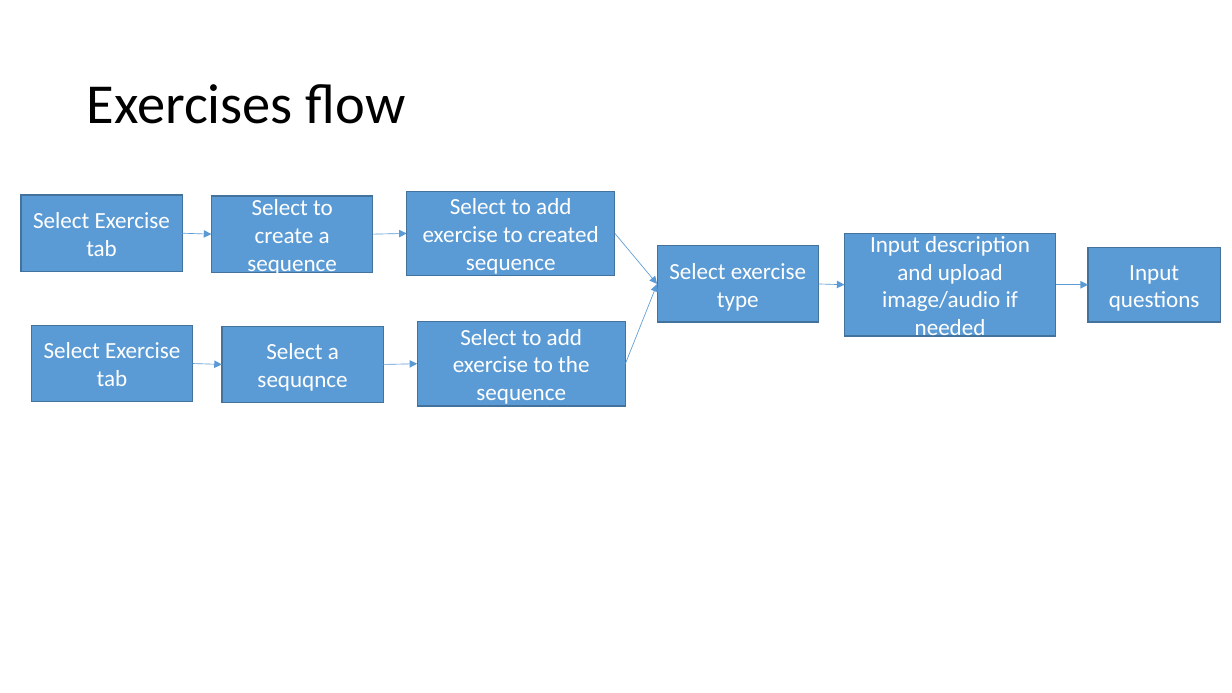
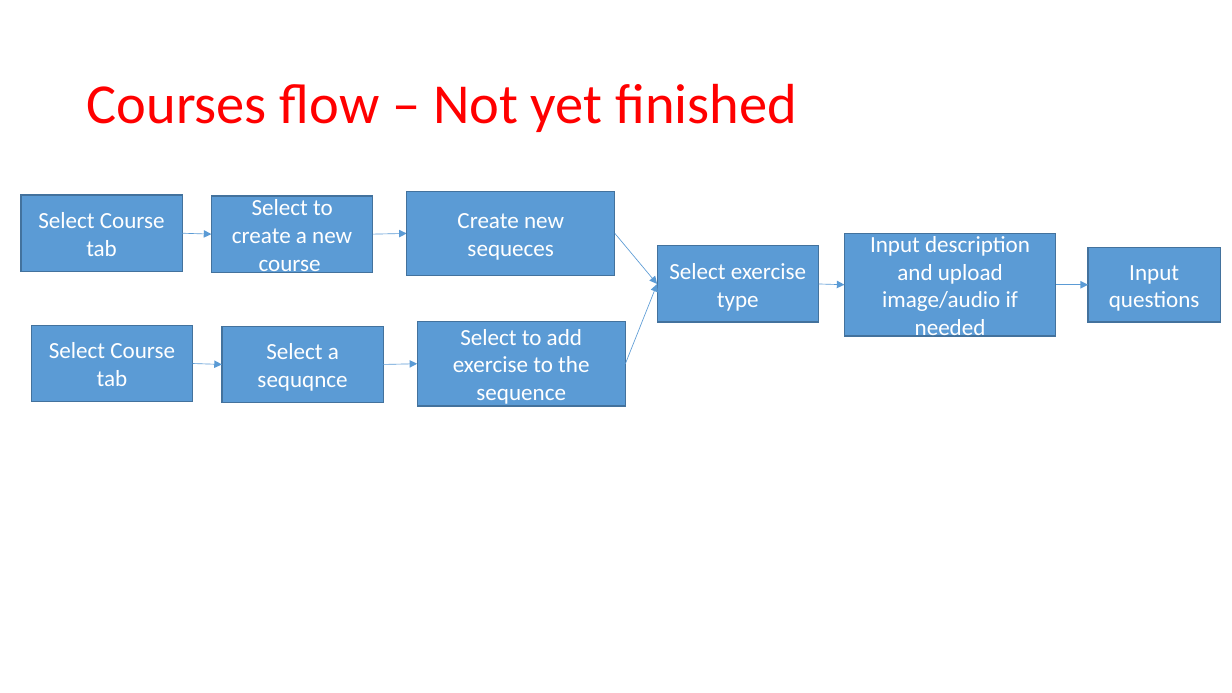
Before and after one commit to Wu-Fei/Parrot-Wireframe, a slide deck: slide 7 of Admin tool flow.pptx (slide 6 before the commit). Drawn at 1232x693 pixels with LibreOffice and Linux fonts; fonts in the diff are those of the drawing. Boxes give left, top, right and bottom in pixels: in the first picture for what was removed or moved away, otherwise in the second. Text is boxed around its words. In the diff, an @@ line names an element or a change of style, - is before the commit and + after.

```diff
--- a/Admin tool flow.pptx
+++ b/Admin tool flow.pptx
@@ title at <box>87,83,797,132</box>: text changed; text colour #000000 to #FF0000 @@
-Exercises flow
+Courses flow – Not yet finished
@@ text in rectangle at <box>232,196,352,277</box>: text changed @@
-Select to create a sequence
+Select to create a new course
@@ text in rectangle at <box>38,212,165,256</box>: text changed @@
-Select Exercise tab
+Select Course tab
@@ text in rectangle at <box>457,213,564,260</box>: text changed @@
-Select to add exercise to created sequence
+Create new sequeces
@@ text in rectangle at <box>49,342,175,386</box>: text changed @@
-Select Exercise tab
+Select Course tab
```
Also in this commit, not shown: 4 other slides changed, 1 slide added, 1 other file.
